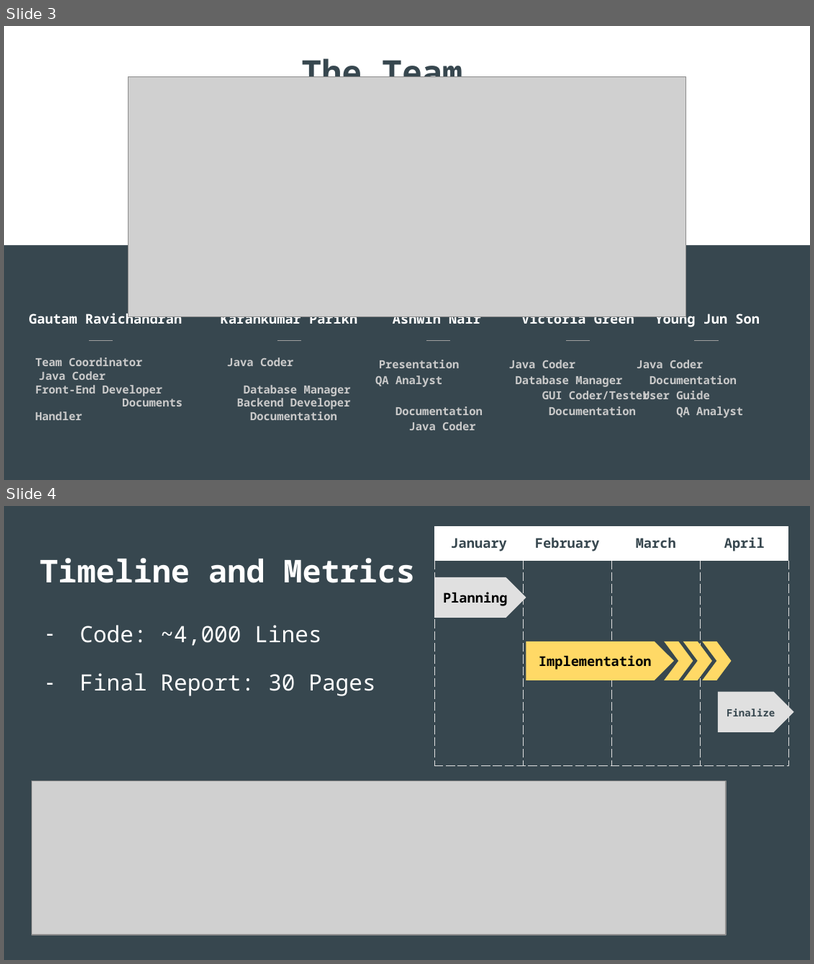
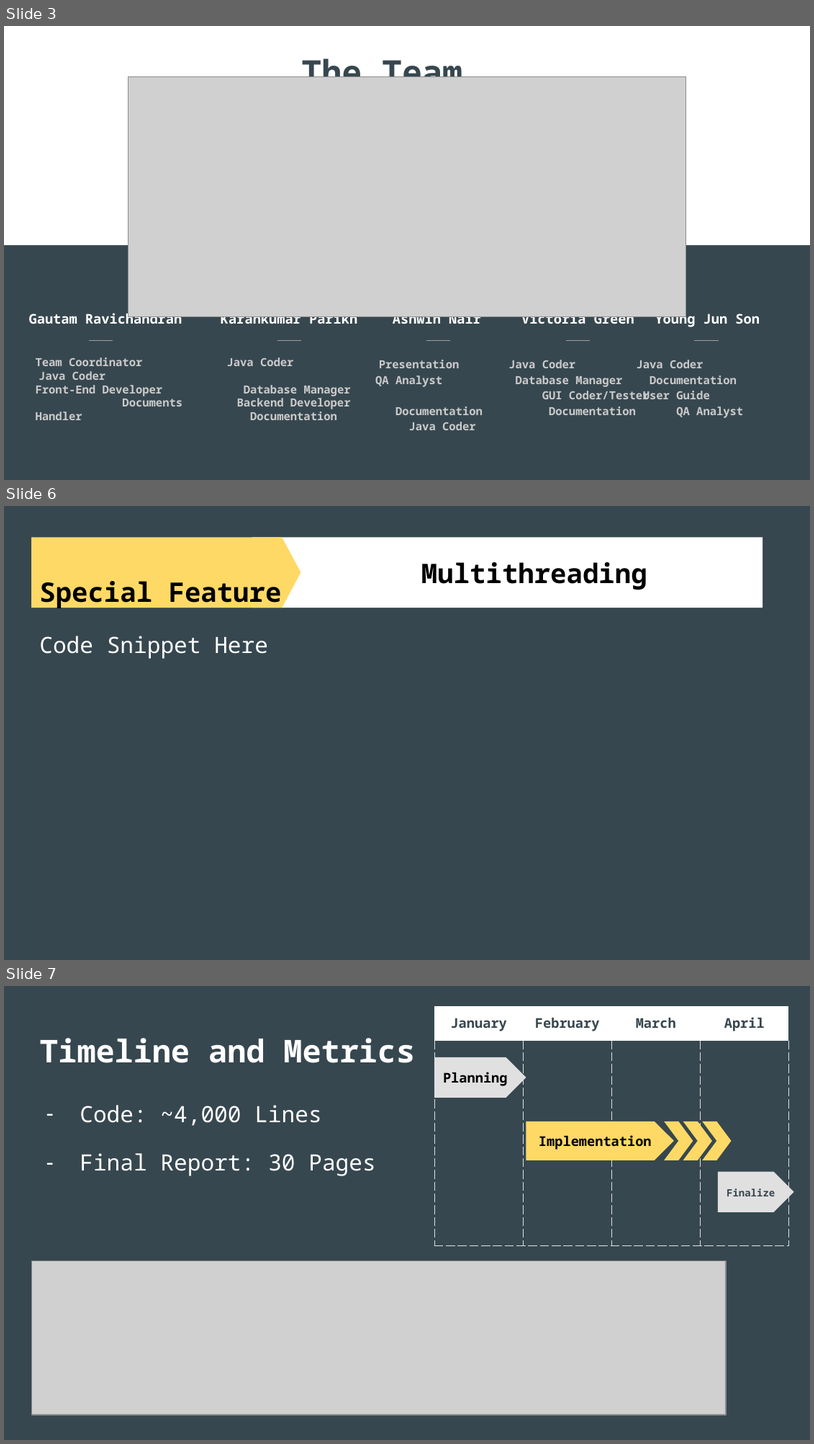
Before and after one commit to VikkiCGreen/HospitalManagement, a slide deck: Presentation/Software Engineering Presentation.pptx. Shown one above the other, each under a label of ours: slides 3 and 4 before the commit, slides 3, 6 and 7 after it; the slides between them are not shown. The pictures are 814x964 and 814x1444 pixels, drawn with LibreOffice and Linux fonts; fonts in the diff are those of the drawing; grey boxes stand for pictures. Boxes give left, top, right and bottom in pixels: in the first picture for what was removed or moved away, otherwise in the second. Text is boxed around its words. In the diff, an @@ line names an element or a change of style, - is before the commit and + after.

```diff
--- a/Presentation/Software Engineering Presentation.pptx
+++ b/Presentation/Software Engineering Presentation.pptx
@@ slide 6 added at (4, 506, 810, 960), background #37474F @@
@@ pentagon arrow added at (31, 538, 301, 608), fill #FFD966, 24 pt, text #000000, bold @@
+Special Feature
@@ rectangle added at (252, 538, 763, 608), fill #FFFFFF, 24 pt, text #000000, bold @@
+      Multithreading
@@ text added at (39, 636, 268, 659), 20 pt, text #FFFFFF @@
+Code Snippet Here
@@ what was slide 4 is now slide 7 @@
```
Also in this commit, not shown: 4 slides changed, 4 other slides added, 1 slide removed.
